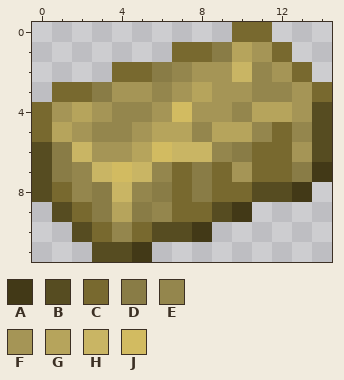
Pixel-art sprite -- Items/Materials/FossteelBar.png. That is the earlier state.
The file is 30x24 pixels, drawn in blocks of 2x2; one block is one cell here.
Palette (. is transparent): A #423917  B #564c21  C #78692f  D #897c46  E #94864d  F #a59556  G #b6a45c  H #c9b564  J #d2bb61
The same view after the edit:
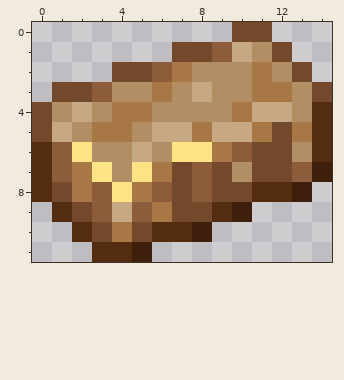
The edit:
colour A: #423917 -> #3d1f0c
colour B: #564c21 -> #542c10
colour C: #78692f -> #73482b
colour D: #897c46 -> #8c5c3b
colour E: #94864d -> #a87746
colour F: #a59556 -> #b28e64
colour G: #b6a45c -> #c6a882
colour H: #c9b564 -> #ffe384
y 2: x 10 H -> F
y 4: x 7 J -> F
y 6: x 6 J -> F
y 7: x 4 J -> F
Where, in picture pixels (left, top, right, bottom), the same in both pictures:
changed: (32, 22, 332, 262)
